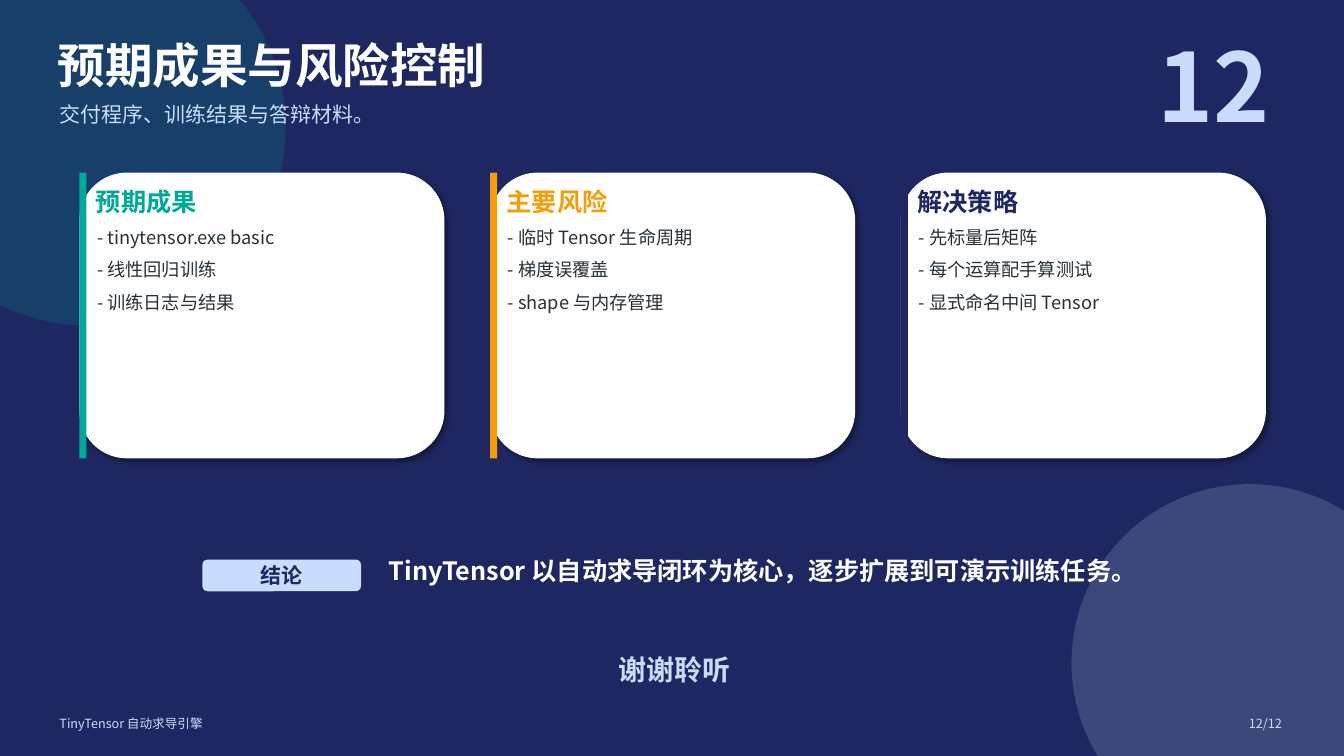
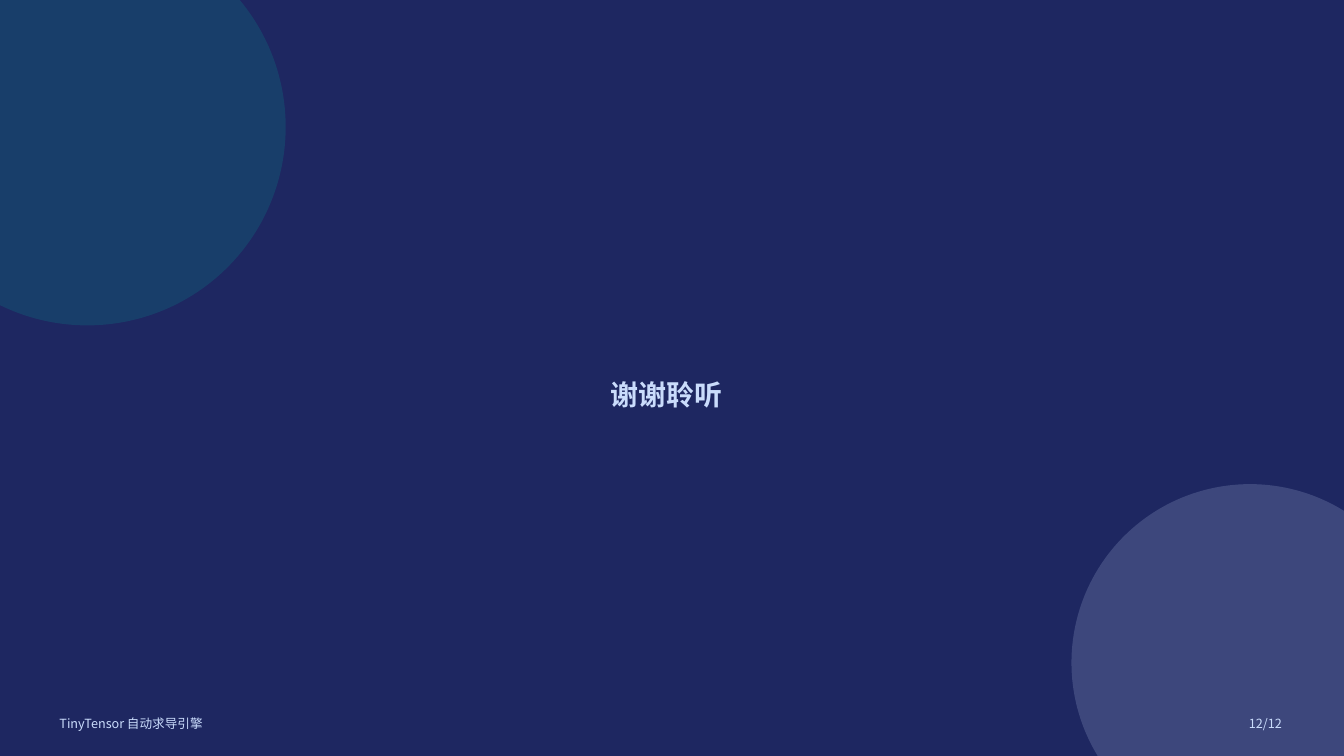
Before and after one commit to zhs677999/autograd_learning, a slide deck: slide 9 of docs/TinyTensor自动求导引擎_开题报告_精简版.pptx (slide 12 before the commit). Drawn at 1344x756 pixels with LibreOffice and Linux fonts; fonts in the diff are those of the drawing. Boxes give left, top, right and bottom in pixels: in the first picture for what was removed or moved away, otherwise in the second. Text is boxed around its words. In the diff, an @@ line names an element or a change of style, - is before the commit and + after.

```diff
--- a/docs/TinyTensor自动求导引擎_开题报告_精简版.pptx
+++ b/docs/TinyTensor自动求导引擎_开题报告_精简版.pptx
@@ text removed at (x1=58, y1=42, x2=486, y2=88) @@
-预期成果与风险控制
@@ text removed at (x1=1157, y1=50, x2=1269, y2=122) @@
-12
@@ text removed at (x1=59, y1=104, x2=374, y2=124) @@
-交付程序、训练结果与答辩材料。
@@ rounded rectangle removed at (x1=80, y1=172, x2=445, y2=458) @@
@@ rectangle removed at (x1=80, y1=172, x2=87, y2=458) @@
@@ rounded rectangle removed at (x1=490, y1=172, x2=855, y2=458) @@
@@ rectangle removed at (x1=490, y1=172, x2=497, y2=458) @@
@@ rounded rectangle removed at (x1=901, y1=172, x2=1266, y2=458) @@
@@ rectangle removed at (x1=901, y1=172, x2=908, y2=458) @@
@@ text removed at (x1=96, y1=189, x2=197, y2=213) @@
-预期成果
@@ text removed at (x1=507, y1=189, x2=608, y2=214) @@
-主要风险
@@ text removed at (x1=917, y1=189, x2=1018, y2=214) @@
-解决策略
@@ text removed at (x1=108, y1=229, x2=275, y2=249) @@
-- tinytensor.exe basic
@@ text removed at (x1=518, y1=228, x2=693, y2=246) @@
-- 临时 Tensor 生命周期
@@ text removed at (x1=929, y1=228, x2=1038, y2=246) @@
-- 先标量后矩阵
@@ text removed at (x1=108, y1=260, x2=217, y2=278) @@
-- 线性回归训练
@@ text removed at (x1=518, y1=260, x2=609, y2=278) @@
-- 梯度误覆盖
@@ text removed at (x1=929, y1=260, x2=1092, y2=278) @@
-- 每个运算配手算测试
@@ text removed at (x1=108, y1=293, x2=235, y2=311) @@
-- 训练日志与结果
@@ text removed at (x1=518, y1=293, x2=664, y2=313) @@
-- shape 与内存管理
@@ text removed at (x1=929, y1=293, x2=1099, y2=311) @@
-- 显式命名中间 Tensor
@@ text "谢谢聆听" moved from (x1=618, y1=656, x2=730, y2=683) to (x1=610, y1=381, x2=722, y2=408) @@
@@ rounded rectangle removed at (x1=203, y1=560, x2=361, y2=591) @@
-结论
@@ text removed at (x1=389, y1=558, x2=1137, y2=586) @@
-TinyTensor 以自动求导闭环为核心，逐步扩展到可演示训练任务。
```
Also in this commit, not shown: 1 other slide changed, 3 slides removed, 12 other files.
